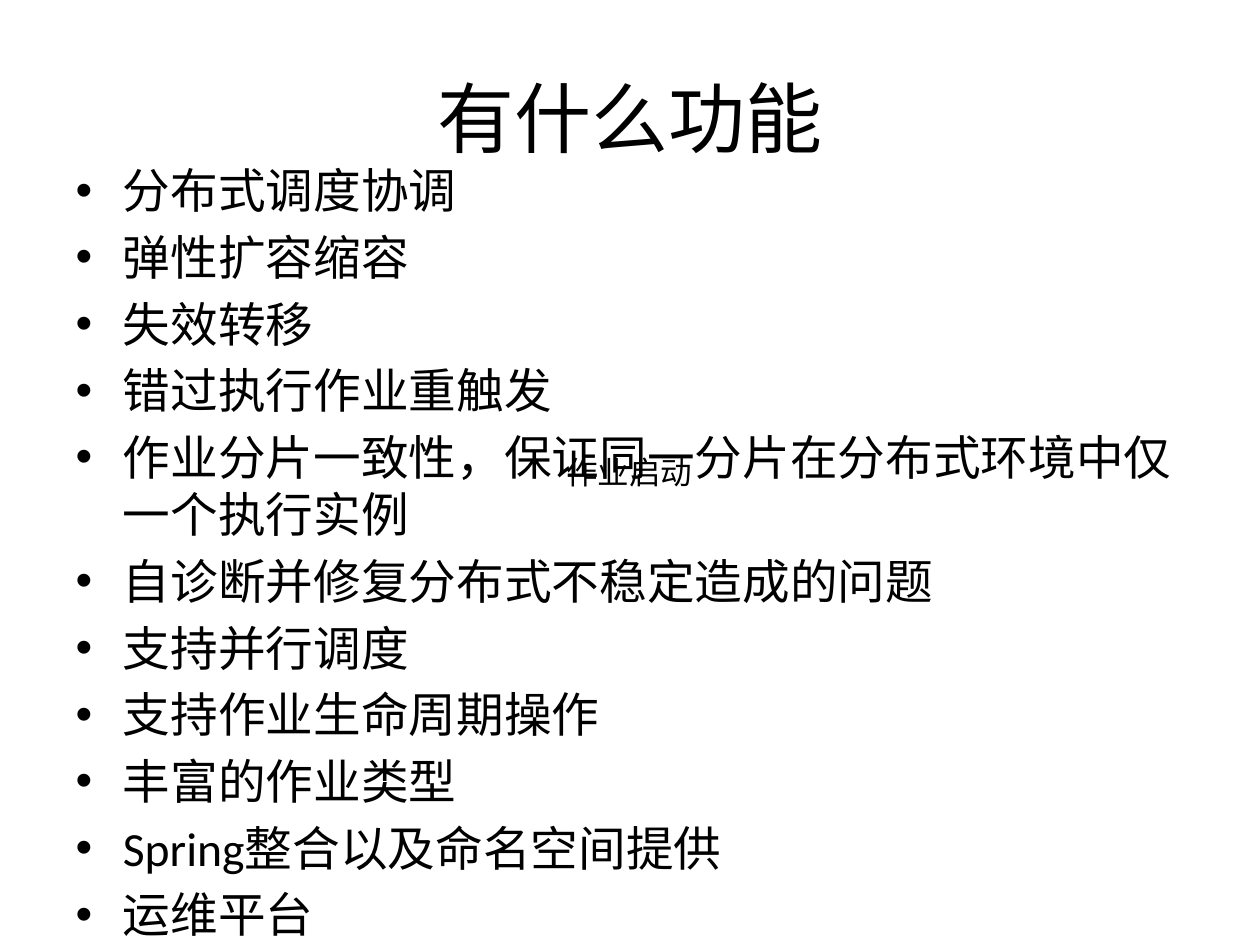
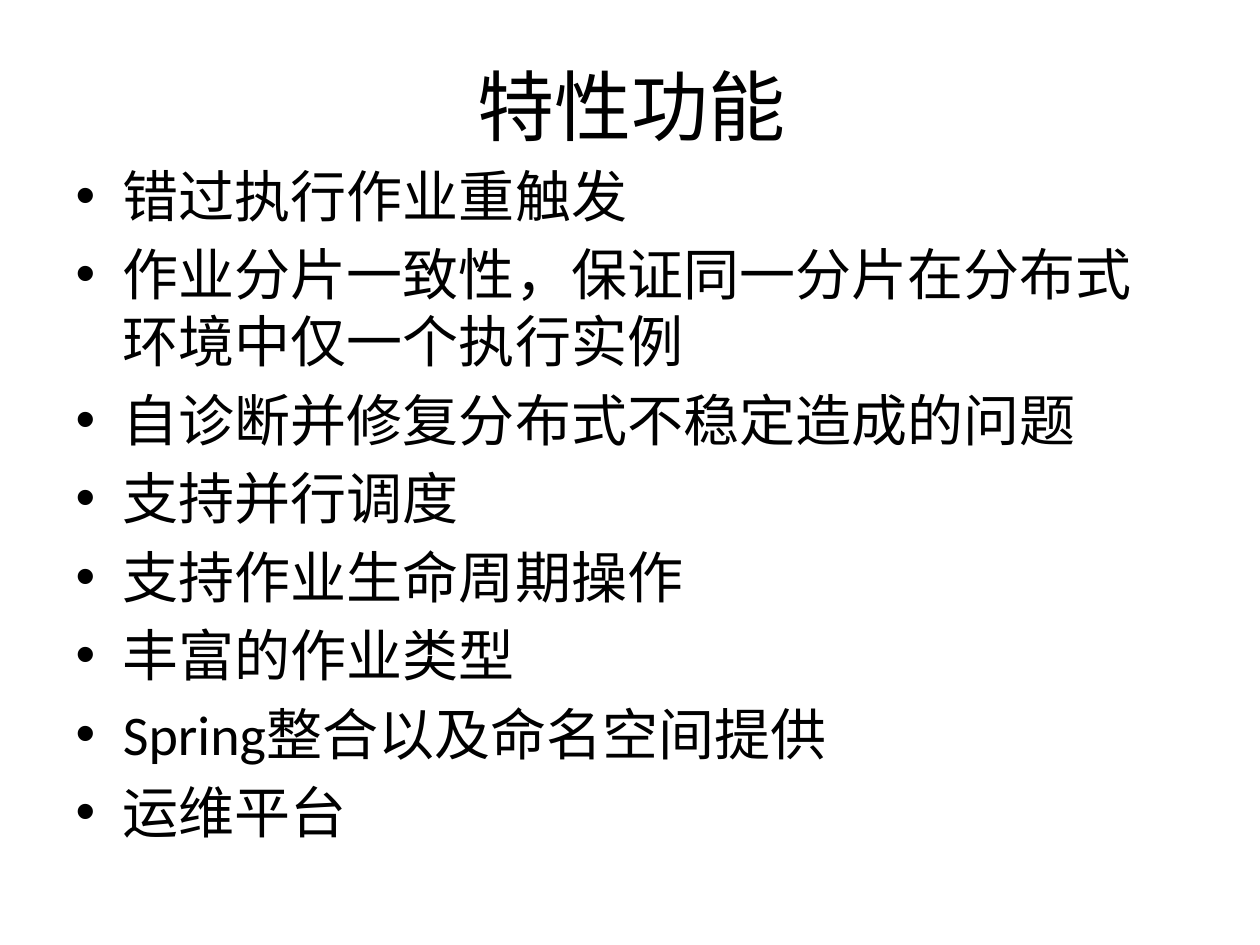
Before and after one commit to liuendy/practice, a slide deck: slide 5 of elastic-job-lite/elastic-job.pptx (slide 4 before the commit). Drawn at 1260x945 pixels with LibreOffice and Linux fonts; fonts in the diff are those of the drawing. Boxes give left, top, right and bottom in pixels: in the first picture for what was removed or moved away, otherwise in the second. Text is boxed around its words. In the diff, an @@ line names an element or a change of style, - is before the commit and + after.

```diff
--- a/elastic-job-lite/elastic-job.pptx
+++ b/elastic-job-lite/elastic-job.pptx
@@ title at [477,70,785,141]: text changed @@
-有什么功能
+特性功能
@@ text "错过执行作业重触发" at [123,170,1131,838]: size 27.2 to 32 pt @@
@@ text at [123,168,457,346]: paragraphs removed @@
-• 分布式调度协调
-• 弹性扩容缩容
-• 失效转移
@@ text removed at [566,452,692,487] @@
-作业启动
```
Also in this commit, not shown: 3 other slides changed, 4 slides added, 4 slides removed.
